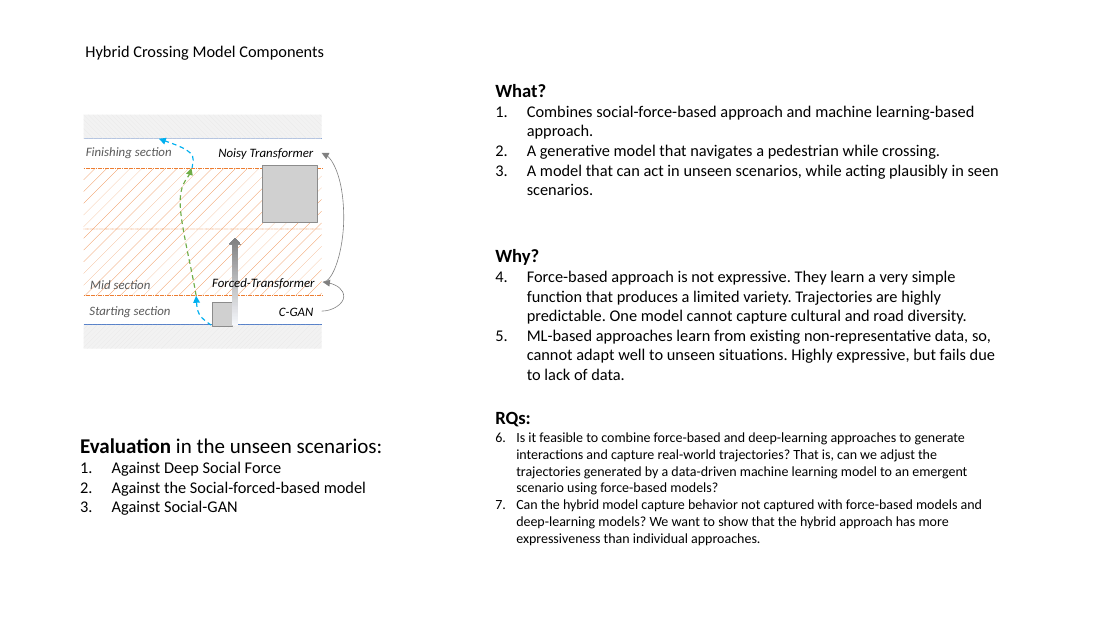
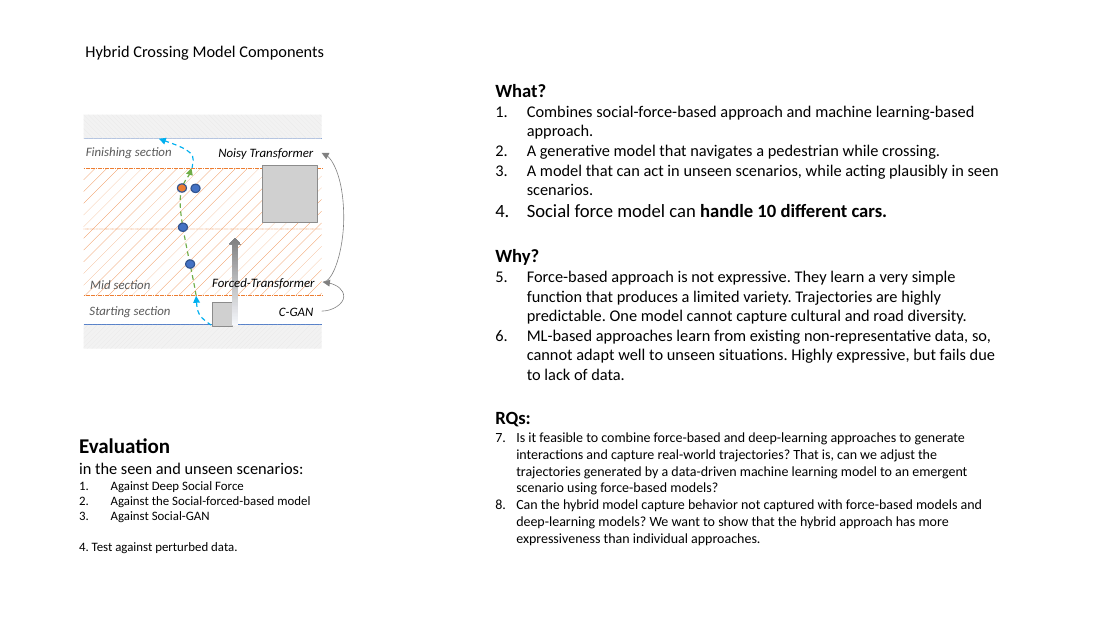
Before and after one commit to adhocmaster/carla-jaywalker-experiments, a slide deck: slide 2 of docs/PAI-Ped.pptx. Drawn at 1120x630 pixels with LibreOffice and Linux fonts; fonts in the diff are those of the drawing; grey boxes stand for pictures. Boxes give left, top, right and bottom in pixels: in the first picture for what was removed or moved away, otherwise in the second. Text is boxed around its words. In the diff, an @@ line names an element or a change of style, - is before the commit and + after.

```diff
--- a/docs/PAI-Ped.pptx
+++ b/docs/PAI-Ped.pptx
@@ ellipse added at <box>177,184,187,192</box>, fill #ED7D31, outline #325491 1 pt @@
@@ ellipse added at <box>191,184,200,192</box>, fill #4472C4, outline #325491 1 pt @@
@@ text at <box>527,204,888,217</box>: paragraph added @@
+4. Social force model can handle 10 different cars.
@@ ellipse added at <box>178,223,187,232</box>, fill #4472C4, outline #325491 1 pt @@
@@ ellipse added at <box>186,260,195,268</box>, fill #4472C4, outline #325491 1 pt @@
@@ text at <box>79,438,304,474</box>: text changed; size 18 to 14 pt @@
-Evaluation in the unseen scenarios:
+Evaluation
+in the seen and unseen scenarios:
@@ text at <box>111,481,310,522</box>: size 14 to 11 pt in "Against Deep Social Force", "Against the Social-forced-based model", "Against Social-GAN" @@
@@ text at <box>79,542,237,553</box>: paragraph added @@
+4. Test against perturbed data.
```
